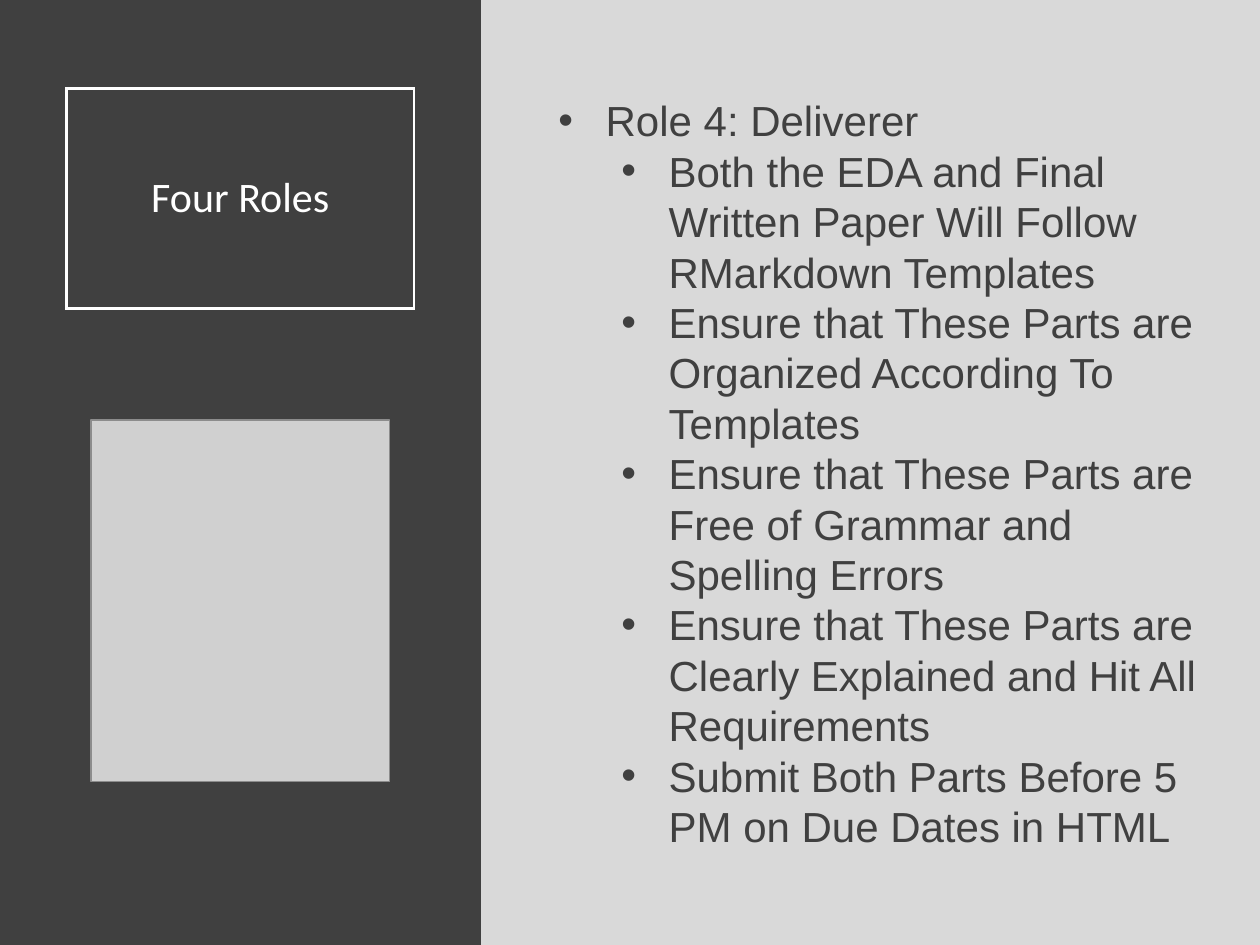
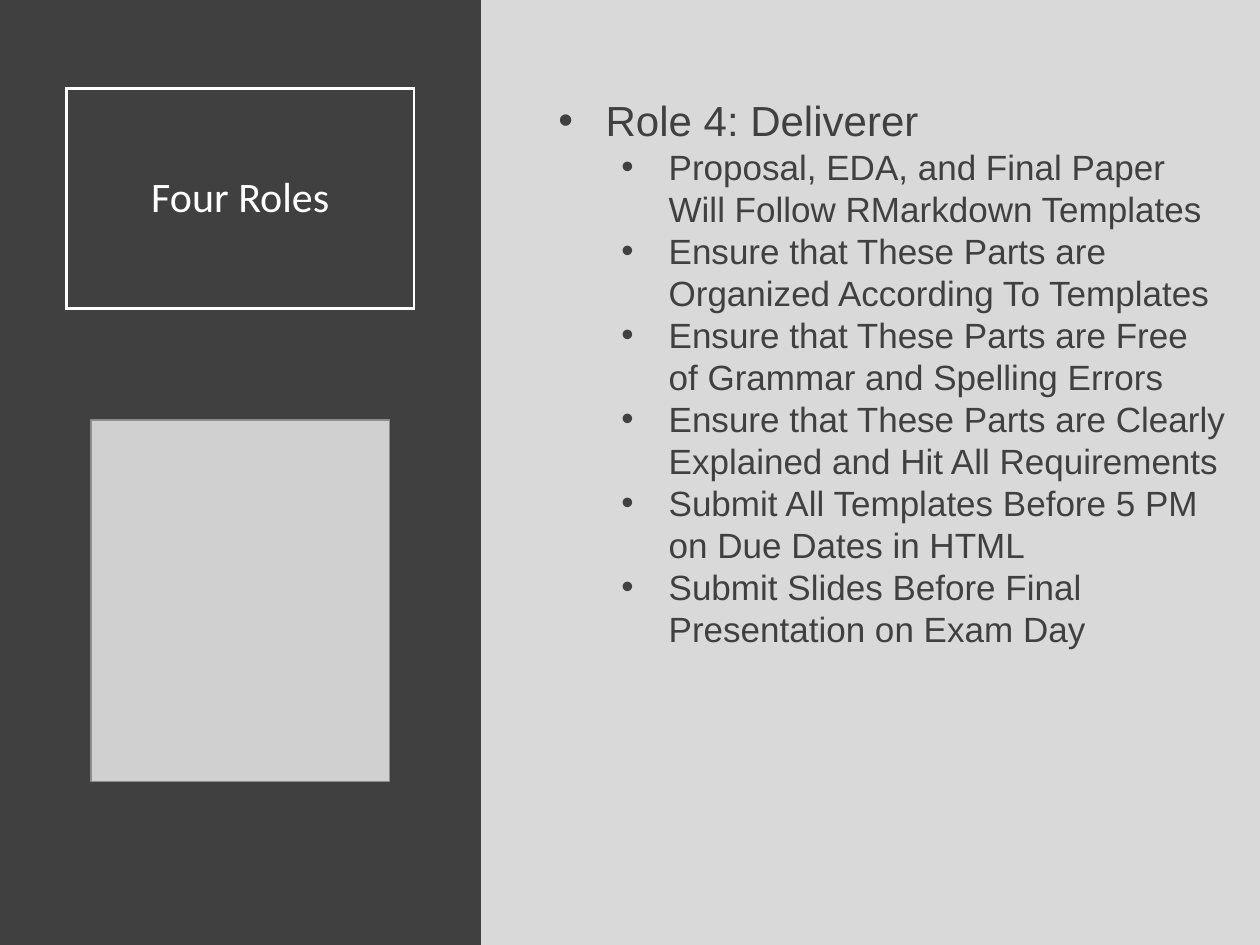
Before and after one commit to SuperMarioGiacomazzo/STOR320_WEBSITE, a slide deck: slide 8 of Lecture/Final Project 1/Final_Project_1_Lecture.pptx. Drawn at 1260x945 pixels with LibreOffice and Linux fonts; fonts in the diff are those of the drawing; grey boxes stand for pictures. Boxes give left, top, right and bottom in pixels: in the first picture for what was removed or moved away, otherwise in the second. Text is boxed around its words. In the diff, an @@ line names an element or a change of style, - is before the commit and + after.

```diff
--- a/Lecture/Final Project 1/Final_Project_1_Lecture.pptx
+++ b/Lecture/Final Project 1/Final_Project_1_Lecture.pptx
@@ text at <box>669,154,1202,229</box>: text changed; size 24 to 20 pt @@
-  • Both the EDA and Final Written Paper Will Follow RMarkdown Templates
+  • Proposal, EDA, and Final Paper Will Follow RMarkdown Templates
@@ text at <box>669,238,1225,481</box>: size 24 to 20 pt in "Ensure that These Parts are Organized According ...", "Ensure that These Parts are Free of ...", "Ensure that These Parts are Clearly Explained ..." @@
@@ text at <box>669,490,1198,649</box>: text changed; size 24 to 20 pt @@
-  • Submit Both Parts Before 5 PM on Due Dates in HTML
+  • Submit All Templates Before 5 PM on Due Dates in HTML
+  • Submit Slides Before Final Presentation on Exam Day
```
Also in this commit, not shown: 15 other slides changed, 3 other files.
